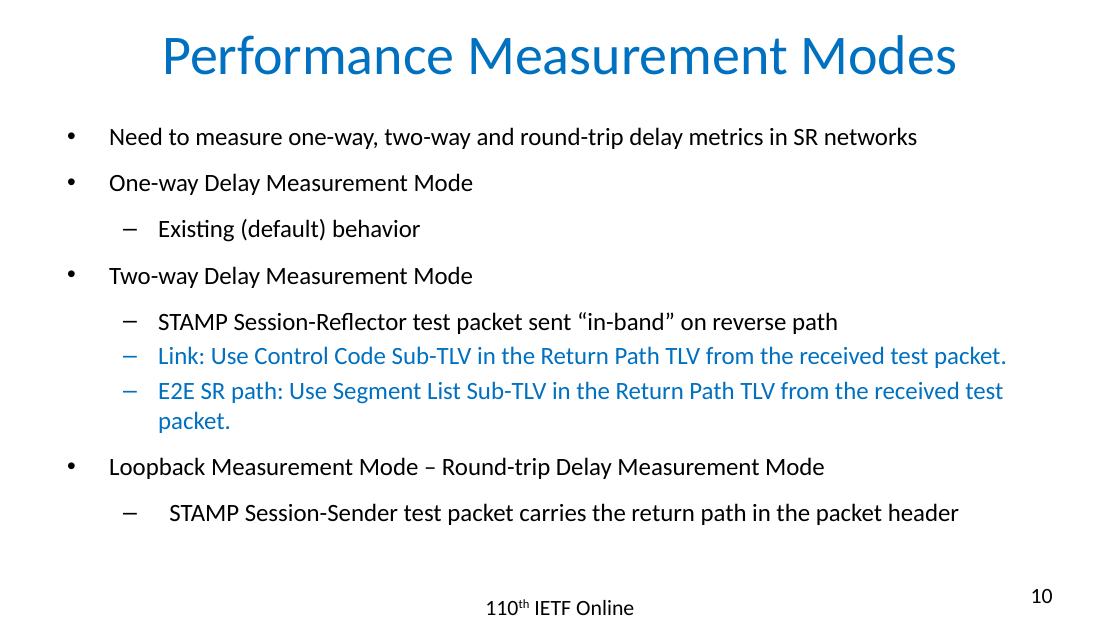
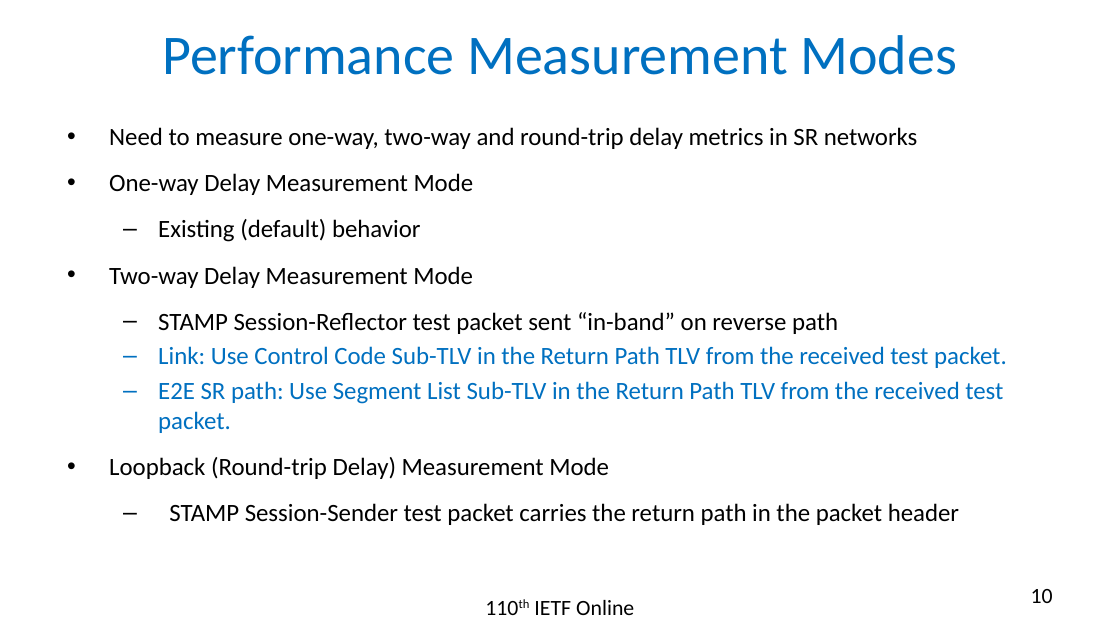
Before and after one commit to rakgandhi/ietf-slides, a slide deck: slide 10 of draft-gandhi-spring-stamp-srpm-05.pptx. Drawn at 1120x630 pixels with LibreOffice and Linux fonts; fonts in the diff are those of the drawing. Boxes give left, top, right and bottom in pixels: in the first picture for what was removed or moved away, otherwise in the second. Text is boxed around its words. In the diff, an @@ line names an element or a change of style, - is before the commit and + after.

```diff
--- a/draft-gandhi-spring-stamp-srpm-05.pptx
+++ b/draft-gandhi-spring-stamp-srpm-05.pptx
@@ text at <box>109,457,609,479</box>: text changed @@
-• Loopback Measurement Mode – Round-trip Delay Measurement Mode
+• Loopback (Round-trip Delay) Measurement Mode
```
Also in this commit, not shown: 2 other slides changed, 3 other files.
